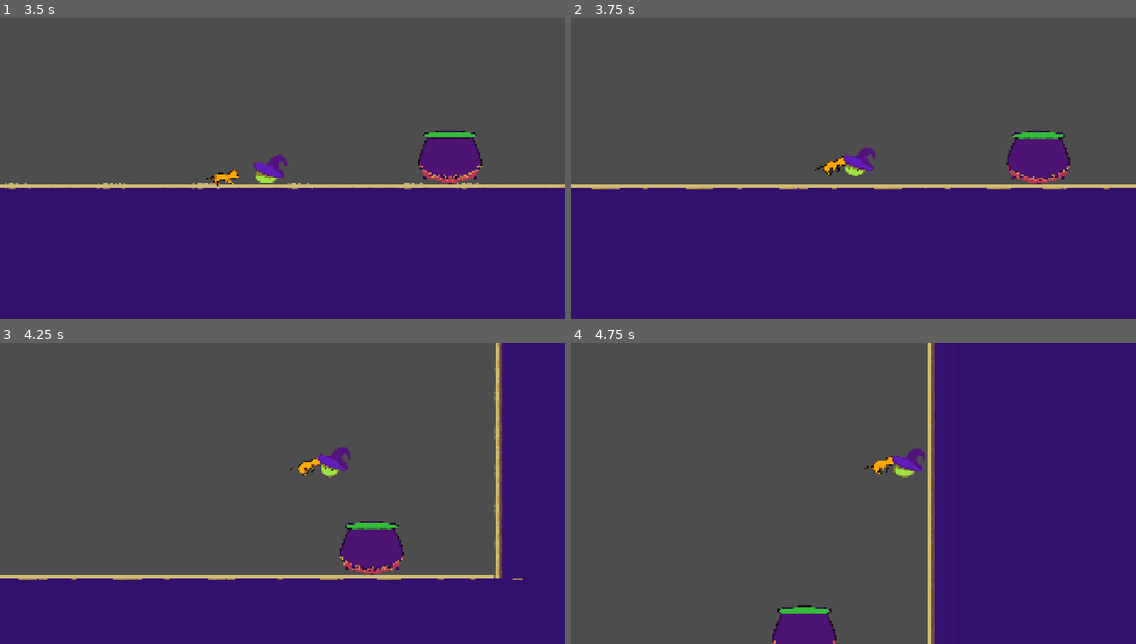
Above: before the commit, frames 1-4 (two rows, left to right).
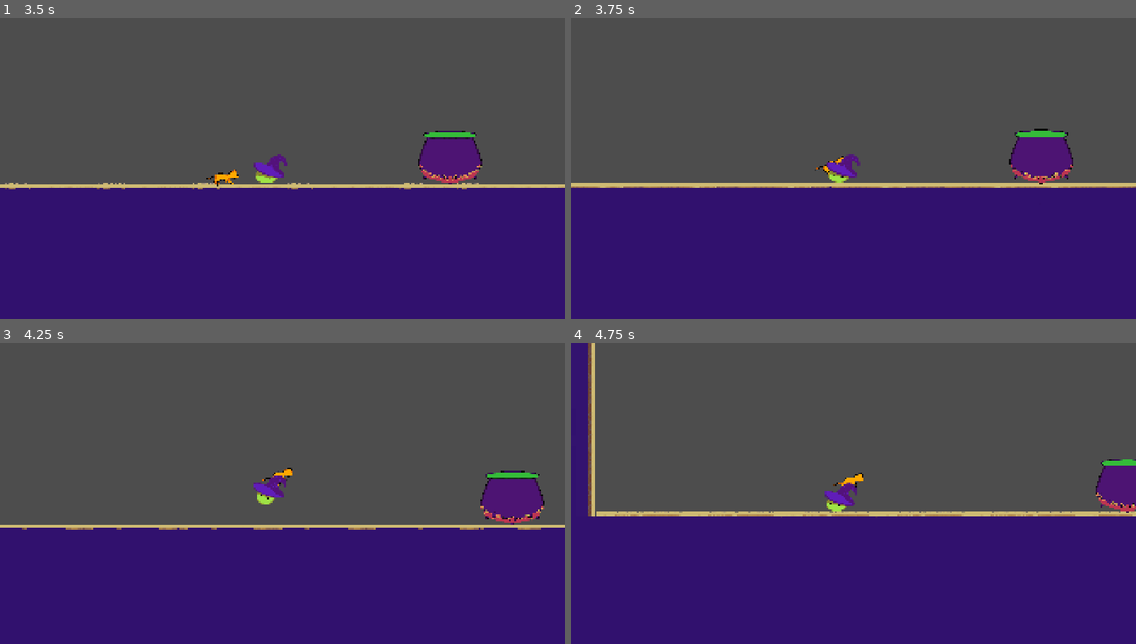
Above: after the commit, the same moments.

Repository: EternaHQ/Enchanted-Mini-Jam
Game: Godot game, scene res://Scenes/Main.tscn
Two runs of this game, one before a commit and one after it. Both use one fixed random seed, a clock stepped at 60 frames per second and the inputs below.
Inputs (mouse positions are in pixels of both pictures, inside the frame that each line leads up to):
- Up to frame 1 (3.5 s): move the mouse to (254, 228) at 0.52 s; press the mouse at (254, 228) at 0.53 s; hold Right (Right) 0.53-1.25 s; tap Space (Up) at 0.77, 2.27 s; release the mouse at (254, 228) at 1.25 s; click (67, 189) at 1.25 s; move the mouse to (452, 213) at 2.02 s; hold Right (Right) 2.03-2.78 s; click (452, 213) at 2.1 s; move the mouse to (113, 123) at 2.77 s; press the mouse at (113, 123) at 2.78 s; hold A (Left) from 2.78 s (still down)
- Up to frame 2 (3.75 s): keep holding A (Left); move the mouse to (881, 168) at 3.52 s; release the mouse at (881, 168) at 3.53 s; click (881, 168) at 3.6 s
- Up to frame 3 (4.25 s): keep holding A (Left); tap Space (Up) at 3.77 s
- Up to frame 4 (4.75 s): keep holding A (Left); move the mouse to (768, 418) at 4.27 s; press the mouse at (768, 418) at 4.28 s; tap Space (Up) at 4.52 s

Frame 1 is identical in both runs. In frame 2, 2.2% of the frame differs, in the area x 0-100%, y 36-57%; in frame 3, 25%; in frame 4, 53%, in the area x 0-100%, y 0-100%.

Commit message:
minor cat debug

Diff:
--- a/enchanted-game-jam/Scripts/cat.gd
+++ b/enchanted-game-jam/Scripts/cat.gd
@@ -23,29 +23,12 @@
 		velocity = (player.global_position + Vector2(0,-100) - global_position) * 10
 		move_and_slide()
 	else:
+		movement()
 		if !is_on_floor():
 			velocity.y += gravity
 		if is_on_floor():
 			velocity.y = 0
 		move_and_slide()
-
-
-
-
-
-func launch(init_velocity: Vector2) -> void:
-	is_flying = true
-	velocity = init_velocity
-	await get_tree().create_timer(0.5).timeout
-	collision_shape.set_deferred("disabled", false)
-	grab_area.set_deferred("monitorable", true)
-
-func landed() -> void:
-	is_running=true
-	animated_sprite.play("walk")
-
-func movement():
-	pass
 
 func _on_grab_area_2d_body_entered(body: Node2D) -> void:
 	if body.is_in_group("player"):
@@ -53,4 +36,11 @@
 		is_grabbed = true
 		animated_sprite.play("grabbed")
 		collision_shape.disabled = false
-		grab_area.monitorable = true
+		collision_shape.set_deferred("disabled", true)
+		grab_area.set_deferred("monitorable", true)
+
+func movement() -> void:
+	pass
+
+func throw() -> void:
+	pass
